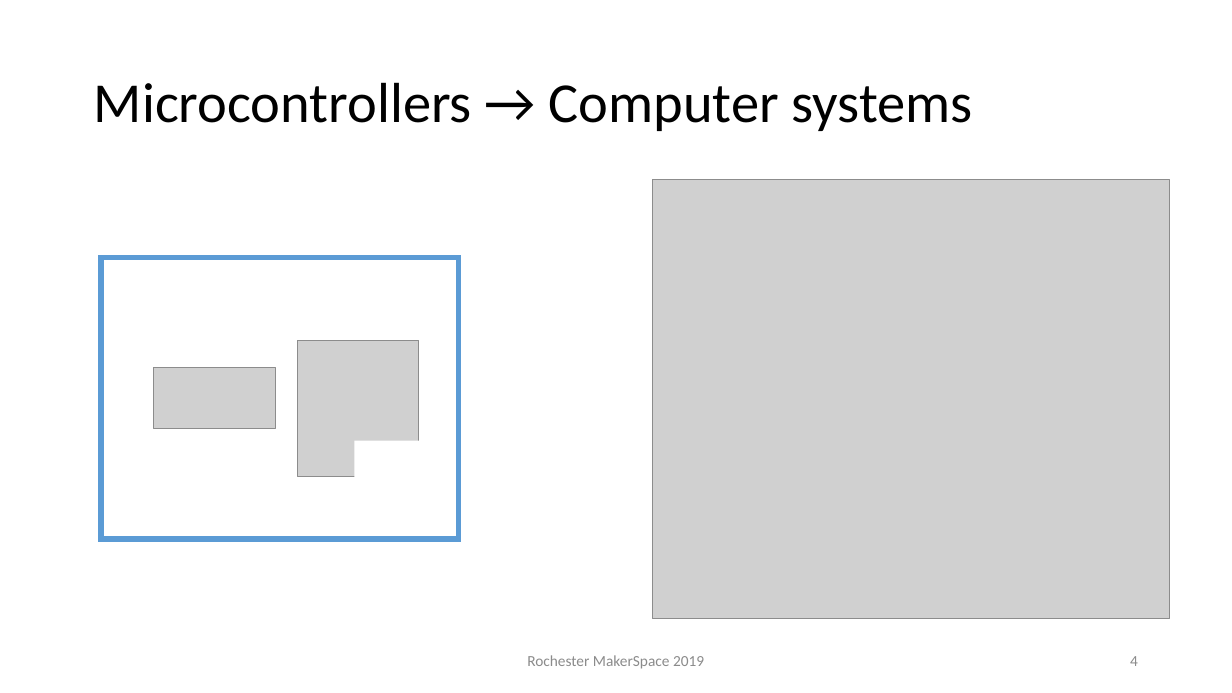
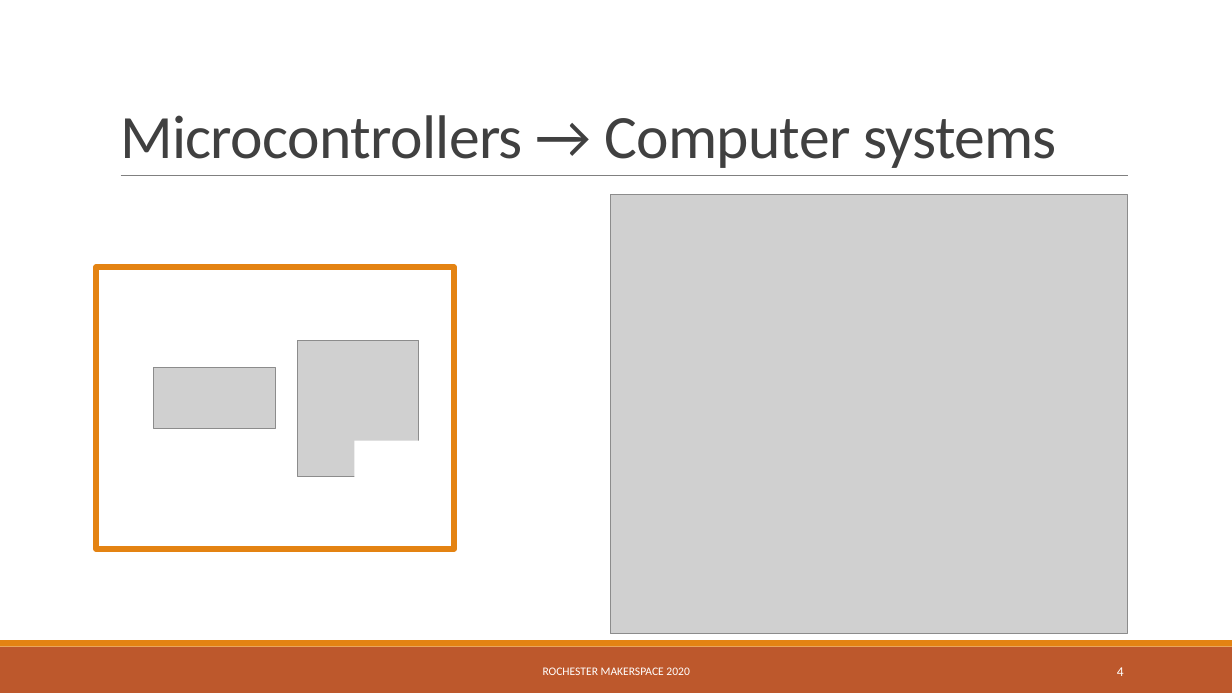
Before and after one commit to RochesterMakerSpace/ArduinoClass, a slide deck: slide 4 of Introduction to Arduino.pptx. Drawn at 1232x693 pixels with LibreOffice and Linux fonts; fonts in the diff are those of the drawing; grey boxes stand for pictures. Boxes give left, top, right and bottom in pixels: in the first picture for what was removed or moved away, otherwise in the second. Text is boxed around its words. In the diff, an @@ line names an element or a change of style, - is before the commit and + after.

```diff
--- a/Introduction to Arduino.pptx
+++ b/Introduction to Arduino.pptx
@@ title "Microcontrollers → Computer systems" moved from (x1=94, y1=82, x2=973, y2=131) to (x1=120, y1=115, x2=1057, y2=168) @@
@@ title "Microcontrollers → Computer systems" at (x1=120, y1=115, x2=1057, y2=168): size 44 to 48 pt, text colour #000000 to #404040, letter spacing 0 to -0.5 pt; line spacing 0.9 to 0.85; vertical alignment middle to bottom @@
@@ line added from (121, 176) to (1128, 176), #808080 0.5 pt @@
@@ picture moved from (x1=653, y1=179, x2=1170, y2=619) to (x1=610, y1=194, x2=1128, y2=634) @@
@@ rectangle moved from (x1=101, y1=258, x2=458, y2=540) to (x1=96, y1=267, x2=454, y2=549) @@
@@ rectangle at (x1=96, y1=267, x2=454, y2=549): outline #5B9BD5 4.5 pt to #E48312 4.5 pt @@
@@ rectangle added at (x1=0, y1=647, x2=1232, y2=693), fill #BD582C @@
@@ rectangle added at (x1=0, y1=640, x2=1232, y2=647), fill #E48312 @@
@@ page number moved from (x1=1130, y1=656, x2=1138, y2=666) to (x1=1117, y1=667, x2=1124, y2=676) @@
@@ page number at (x1=1117, y1=667, x2=1124, y2=676): size 12 to 10.5 pt, text colour #8C8C8C to #FFFFFF @@
@@ text at (x1=543, y1=667, x2=689, y2=675): text changed; size 12 to 9 pt; text colour #8C8C8C to #FFFFFF @@
-Rochester MakerSpace 2019
+ROCHESTER MAKERSPACE 2020
```
Also in this commit, not shown: 11 other slides changed, 1 slide added, 1 slide removed, 1 other file.
